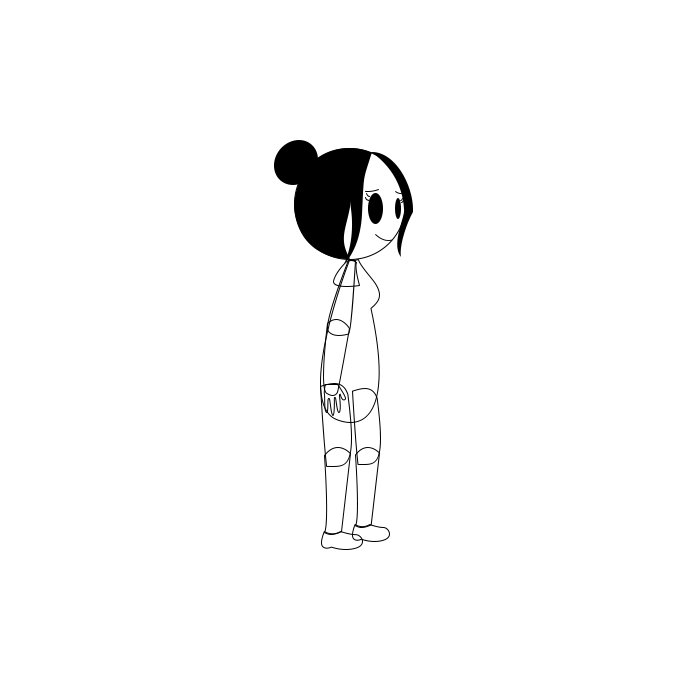
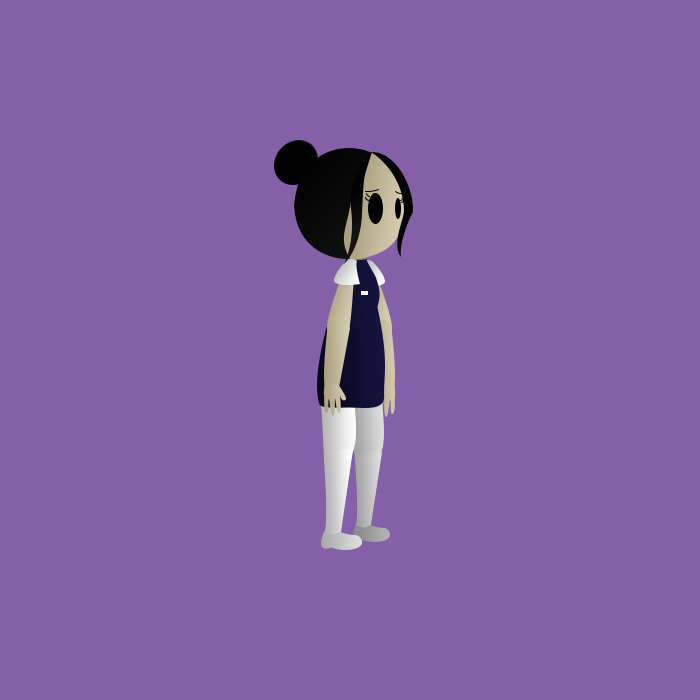
Layers edited between the first and the second 700 × 700 image:
moved "franja" above "franjaoutra", painted on it over [344, 152, 372, 264]
moved "franjaoutra" above "cabelo" over [371, 152, 413, 257]
moved "cabelo" above "coque", painted on it over [294, 148, 372, 259]
moved "coque" above "MANGA", painted on it over [274, 140, 318, 185]
renamed "Shape 7" to "MANGA", moved it above "MAO", painted on it over [333, 259, 360, 287]
renamed "Shape 8" to "MAO", painted on it over [323, 384, 346, 416]
renamed "Shape 6" to "antebraco", painted on it over [323, 319, 350, 396]
renamed "Shape 5" to "braco", painted on it over [327, 260, 356, 336]
painted on "corpinho" over [317, 259, 385, 423]
painted on "cabeca" over [294, 148, 406, 260]
removed layer "Background" over [0, 0, 700, 700]
added group "perna esq" with 3 layers above "perna dir" over [320, 383, 362, 550]
moved "sapato" (1st of 2, in "perna esq") into group "perna esq", painted on it over [321, 531, 363, 550]
moved "canela" (1st of 2, in "perna esq") into group "perna esq", painted on it over [324, 447, 353, 535]
moved "coxa" (1st of 2, in "perna esq") into group "perna esq", painted on it over [320, 383, 356, 467]
added group "perna dir" with 7 layers above "Rectangle 3" over [352, 260, 396, 542]
moved "sapato" (2nd of 2, in "perna dir") into group "perna dir", painted on it over [352, 524, 390, 542]
moved "canela" (2nd of 2, in "perna dir") into group "perna dir", painted on it over [355, 447, 382, 528]
moved "coxa" (2nd of 2, in "perna dir") into group "perna dir", painted on it over [352, 388, 384, 465]
added layer "MAO" (2nd of 2, in "perna dir") in group "perna dir" over [373, 385, 396, 417]
added layer "antebraco" (2nd of 2, in "perna dir") in group "perna dir" over [369, 320, 395, 396]
added layer "braco" (2nd of 2, in "perna dir") in group "perna dir" over [364, 261, 392, 336]
added layer "Rectangle 2" over [0, 0, 700, 700]
…and 3 more changes (2 added, 1 removed)
